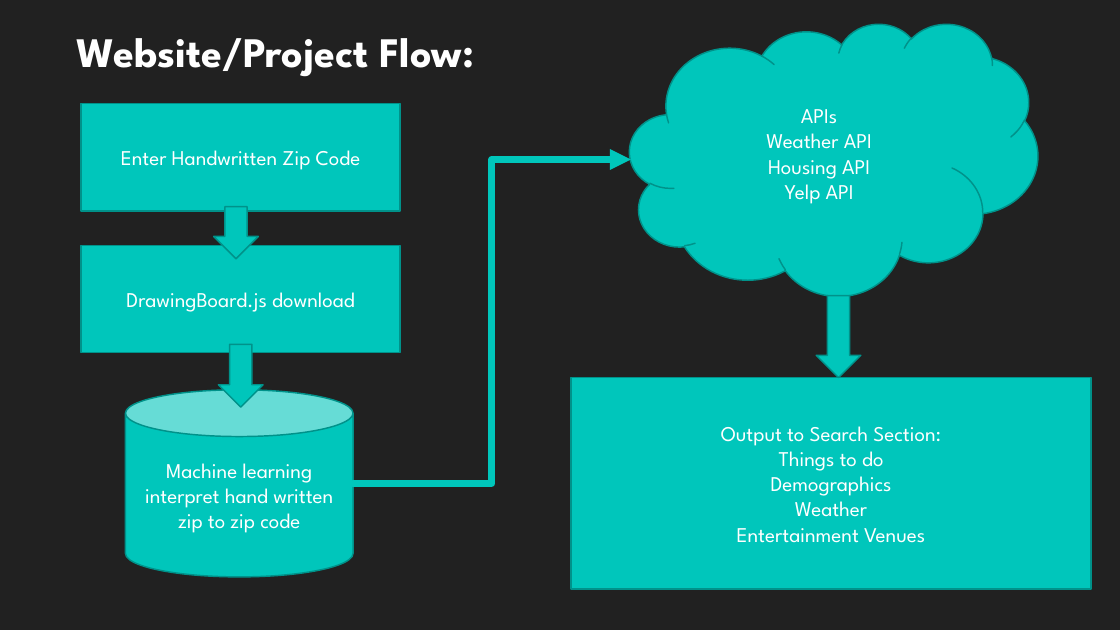
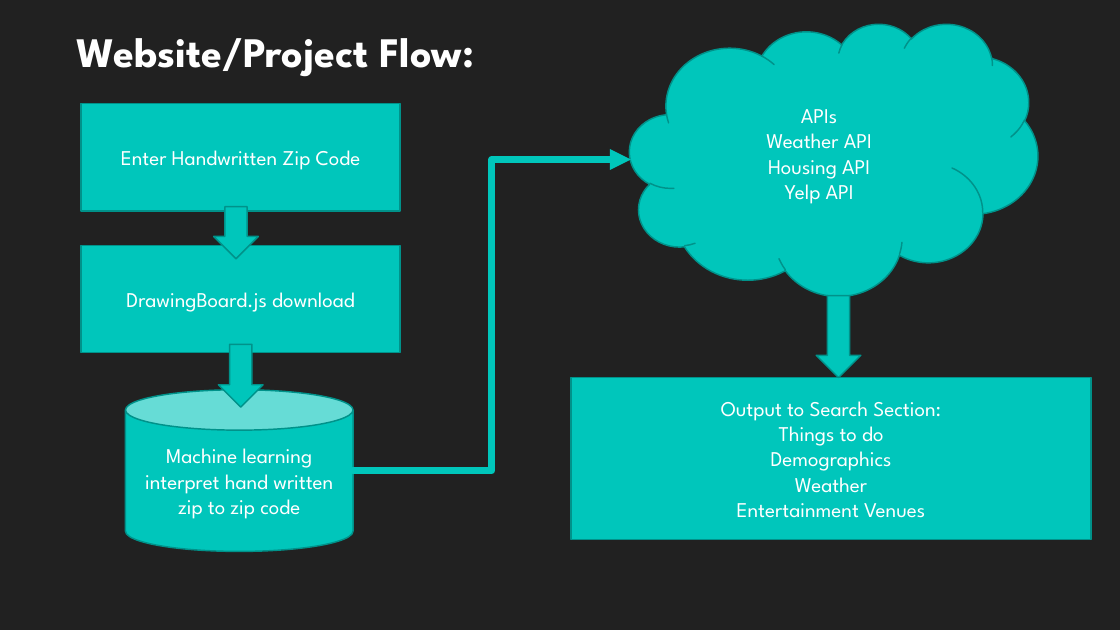
Before and after one commit to bpaynich/ZipML, a slide deck: slide 4 of Machine learning Zip code finder.pptx (slide 3 before the commit). Drawn at 1120x630 pixels with LibreOffice and Linux fonts; fonts in the diff are those of the drawing. Boxes give left, top, right and bottom in pixels: in the first picture for what was removed or moved away, otherwise in the second. Text is boxed around its words. In the diff, an @@ line names an element or a change of style, - is before the commit and + after.

```diff
--- a/Machine learning Zip code finder.pptx
+++ b/Machine learning Zip code finder.pptx
@@ elbow arrow moved from (353, 483) - (631, 160) to (353, 471) - (631, 160) @@
@@ rectangle "Output to Search Section:": place and size @@
-rectangle "Output to Search Section:" at (571,378,1091,590)
+rectangle "Output to Search Section:" at (571,378,1091,540)
@@ cylinder "Machine learning interpret hand written ...": place and size @@
-cylinder "Machine learning interpret hand written ..." at (125,390,353,577)
+cylinder "Machine learning interpret hand written ..." at (125,390,353,552)
```
Also in this commit, not shown: 4 other slides changed, 1 slide added.
